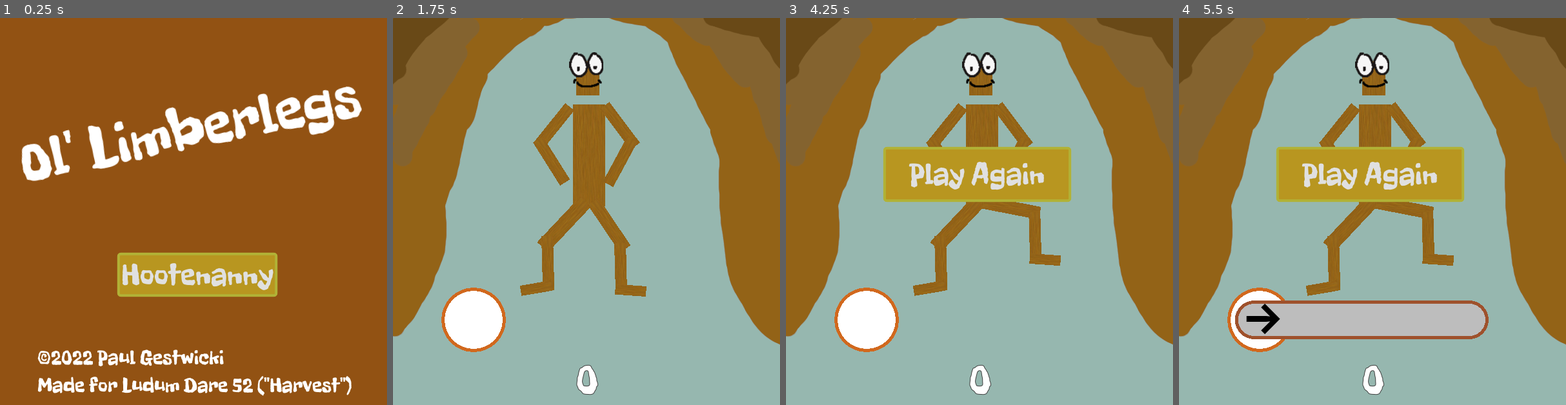
Above: before the commit, frames 1-4 (left to right).
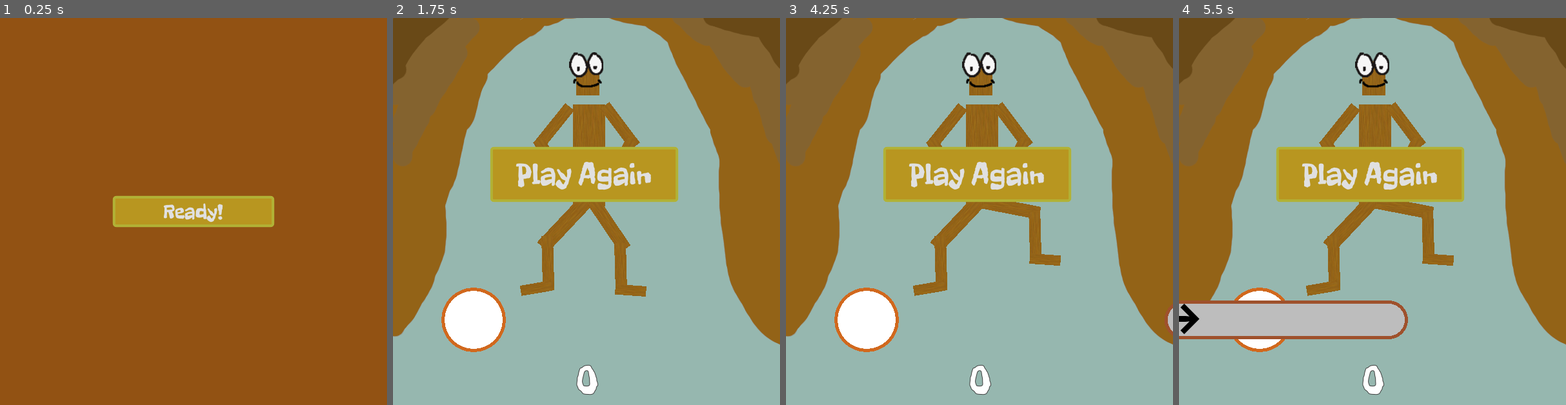
Above: after the commit, the same moments.

Repository: doctor-g/LD52
Game: Godot game, scene res://UI/Splash.tscn
Same seed, same stepped clock (60 frames per second), same inputs: the game is played once before the commit and once after it. Sound files missing from this copy of the repository are replaced by a short silence.
Inputs (mouse positions are in pixels of both pictures, inside the frame that each line leads up to):
- Up to frame 1 (0.25 s): no input
- Up to frame 2 (1.75 s): click "Hootenanny" at 0.5 s; click (582, 172) at 1.25 s, where only the run before the commit has a clickable "Play Again"
- Up to frame 3 (4.25 s): click "Play Again" at 2 s; click (975, 172) at 2.75 s, where only the run before the commit has a clickable "Play Again"; hold Right (right) from 3.53 s (still down)
- Up to frame 4 (5.5 s): release Right (right) at 4.28 s; hold S (down) 4.28-5.03 s; hold Right (right) from 5.03 s (still down)

The runs differ from the first frame. In frame 1, 16% of the frame differs, in the area x 5-94%, y 17-98%; in frame 2, 6.9%; in frame 3, less than 0.1%; in frame 4, 4.0%.

Commit message:
Add button click sounds

Diff:
--- a/project/Game/Game.gd
+++ b/project/Game/Game.gd
@@ -65,6 +65,10 @@
 
 
 func _on_PlayAgainButton_pressed():
+	$"%PlayAgainButton".disconnect("pressed", self, "_on_PlayAgainButton_pressed")
+	$ButtonSound.play()
+	yield($ButtonSound, "finished")
+
 	Globals.reset()
 	# warning-ignore:return_value_discarded
 	get_tree().change_scene("res://Game/Game.tscn")
--- a/project/Game/Game.tscn
+++ b/project/Game/Game.tscn
@@ -8,6 +8,7 @@
 [ext_resource path="res://UI/theme.tres" type="Theme" id=6]
 [ext_resource path="res://FreckleFace-Regular.ttf" type="DynamicFontData" id=7]
 [ext_resource path="res://Game/background.png" type="Texture" id=8]
+[ext_resource path="res://Common/click.wav" type="AudioStream" id=9]
 
 [sub_resource type="DynamicFont" id=1]
 size = 48
@@ -56,5 +57,8 @@
 [node name="TargetArea" type="Node2D" parent="TargetGroup"]
 unique_name_in_owner = true
 
+[node name="ButtonSound" type="AudioStreamPlayer" parent="."]
+stream = ExtResource( 9 )
+
 [connection signal="finished" from="AudioStreamPlayer" to="." method="_on_AudioStreamPlayer_finished"]
 [connection signal="pressed" from="PlayAgainButton" to="." method="_on_PlayAgainButton_pressed"]
--- a/project/UI/MainMenuScreen.gd
+++ b/project/UI/MainMenuScreen.gd
@@ -2,5 +2,9 @@
 
 
 func _on_PlayButton_pressed():
+	$PlayButton.disconnect("pressed", self, "_on_PlayButton_pressed")
+	$ButtonSound.play()
+	yield($ButtonSound, "finished")
+
 	# warning-ignore:return_value_discarded
 	get_tree().change_scene_to(preload("res://Game/Game.tscn"))
--- a/project/UI/MainMenuScreen.tscn
+++ b/project/UI/MainMenuScreen.tscn
@@ -1,9 +1,10 @@
-[gd_scene load_steps=8 format=2]
+[gd_scene load_steps=9 format=2]
 
 [ext_resource path="res://FreckleFace-Regular.ttf" type="DynamicFontData" id=1]
 [ext_resource path="res://UI/theme.tres" type="Theme" id=2]
 [ext_resource path="res://UI/MainMenuScreen.gd" type="Script" id=3]
 [ext_resource path="res://UI/title.ogg" type="AudioStream" id=4]
+[ext_resource path="res://Common/click.wav" type="AudioStream" id=5]
 
 [sub_resource type="DynamicFont" id=1]
 size = 92
@@ -61,4 +62,7 @@
 text = "©2022 Paul Gestwicki
 Made for Ludum Dare 52 (\"Harvest\")"
 
+[node name="ButtonSound" type="AudioStreamPlayer" parent="."]
+stream = ExtResource( 5 )
+
 [connection signal="pressed" from="PlayButton" to="." method="_on_PlayButton_pressed"]
--- a/project/UI/Splash.gd
+++ b/project/UI/Splash.gd
@@ -12,5 +12,8 @@
 
 
 func _go_to_main_menu()->void:
+	$ReadyButton.disconnect("pressed", self, "_on_ReadyButton_pressed")
+	$ButtonSound.play()
+	yield($ButtonSound, "finished")
 	# warning-ignore:return_value_discarded
 	get_tree().change_scene_to(MainMenu)
--- a/project/UI/Splash.tscn
+++ b/project/UI/Splash.tscn
@@ -1,8 +1,9 @@
-[gd_scene load_steps=5 format=2]
+[gd_scene load_steps=6 format=2]
 
 [ext_resource path="res://FreckleFace-Regular.ttf" type="DynamicFontData" id=1]
 [ext_resource path="res://UI/theme.tres" type="Theme" id=2]
 [ext_resource path="res://UI/Splash.gd" type="Script" id=3]
+[ext_resource path="res://Common/click.wav" type="AudioStream" id=4]
 
 [sub_resource type="DynamicFont" id=1]
 size = 32
@@ -34,4 +35,7 @@
 custom_fonts/font = SubResource( 1 )
 text = "Ready!"
 
+[node name="ButtonSound" type="AudioStreamPlayer" parent="."]
+stream = ExtResource( 4 )
+
 [connection signal="pressed" from="ReadyButton" to="." method="_on_ReadyButton_pressed"]
--- a/project/UI/theme.tres
+++ b/project/UI/theme.tres
@@ -1,6 +1,18 @@
 [gd_resource type="Theme" load_steps=6 format=2]
 
 [ext_resource path="res://FreckleFace-Regular.ttf" type="DynamicFontData" id=1]
+
+[sub_resource type="StyleBoxFlat" id=5]
+bg_color = Color( 0.698039, 0.701961, 0.215686, 1 )
+border_width_left = 4
+border_width_top = 4
+border_width_right = 4
+border_width_bottom = 4
+border_color = Color( 0.698039, 0.701961, 0.215686, 1 )
+corner_radius_top_left = 5
+corner_radius_top_right = 5
+corner_radius_bottom_right = 5
+corner_radius_bottom_left = 5
 
 [sub_resource type="StyleBoxFlat" id=4]
 bg_color = Color( 0.72549, 0.592157, 0.129412, 1 )
@@ -25,24 +37,13 @@
 corner_radius_bottom_right = 5
 corner_radius_bottom_left = 5
 
-[sub_resource type="StyleBoxFlat" id=5]
-bg_color = Color( 0.698039, 0.701961, 0.215686, 1 )
-border_width_left = 4
-border_width_top = 4
-border_width_right = 4
-border_width_bottom = 4
-border_color = Color( 0.698039, 0.701961, 0.215686, 1 )
-corner_radius_top_left = 5
-corner_radius_top_right = 5
-corner_radius_bottom_right = 5
-corner_radius_bottom_left = 5
-
 [sub_resource type="DynamicFont" id=1]
 use_filter = true
 font_data = ExtResource( 1 )
 
 [resource]
 default_font = SubResource( 1 )
+Button/styles/disabled = SubResource( 5 )
 Button/styles/hover = SubResource( 4 )
 Button/styles/normal = SubResource( 2 )
 Button/styles/pressed = SubResource( 5 )
Not shown, added: project/Common/click.wav.import
Not shown: 1 places in project/Game/Game.tscn that only renumber resources
Not shown, changed: assets/sfx/sfx.mmpz
Not shown, added: project/Common/click.wav
